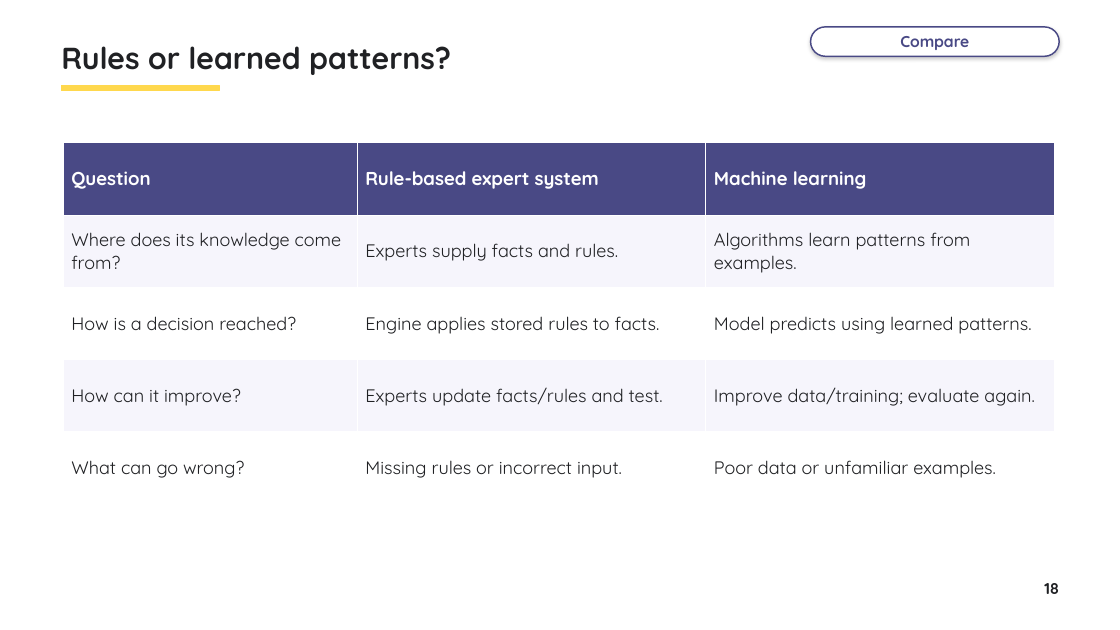
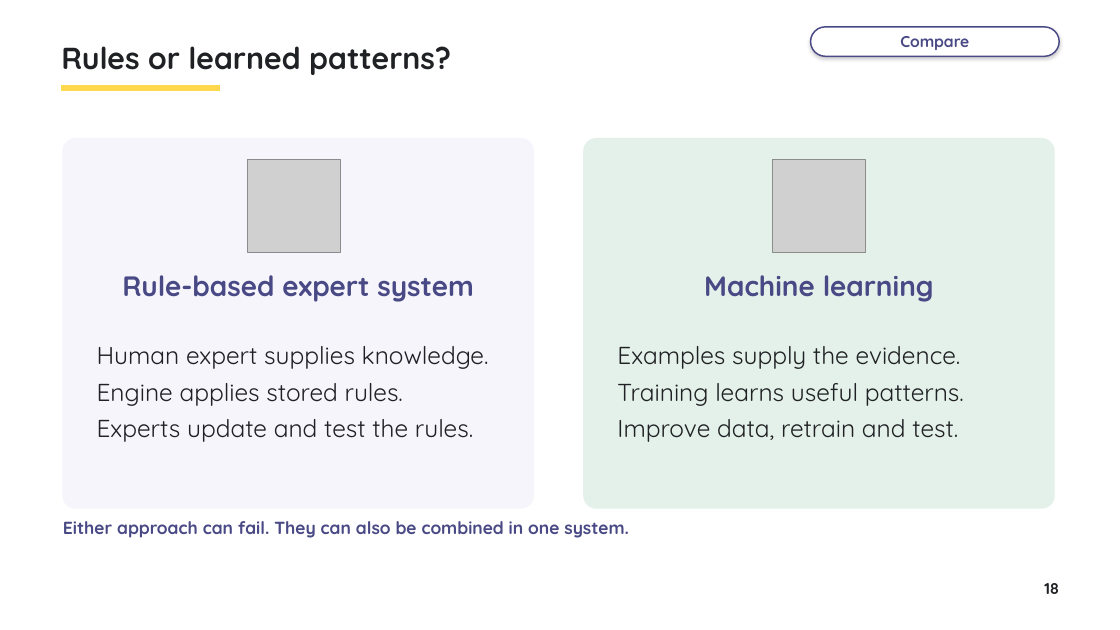
Before and after one commit to myk-sh/cs-lessons, a slide deck: slide 18 of 0478 P1/Artificial Intelligence/IGCSE_0478_Lesson_-_Artificial_Intelligence.pptx. Drawn at 1120x630 pixels with LibreOffice and Linux fonts; fonts in the diff are those of the drawing; grey boxes stand for pictures. Boxes give left, top, right and bottom in pixels: in the first picture for what was removed or moved away, otherwise in the second. Text is boxed around its words. In the diff, an @@ line names an element or a change of style, - is before the commit and + after.

```diff
--- a/0478 P1/Artificial Intelligence/IGCSE_0478_Lesson_-_Artificial_Intelligence.pptx
+++ b/0478 P1/Artificial Intelligence/IGCSE_0478_Lesson_-_Artificial_Intelligence.pptx
@@ table removed at [63,143,1054,482], 5 rows, 3 columns @@
-Question | Rule-based expert system | Machine learning
-Where does its knowledge come from? | Experts supply facts and rules. | Algorithms learn patterns from examples.
-How is a decision reached? | Engine applies stored rules to facts. | Model predicts using learned patterns.
-How can it improve? | Experts update facts/rules and test. | Improve data/training; evaluate again.
-What can go wrong? | Missing rules or incorrect input. | Poor data or unfamiliar examples.
@@ rounded rectangle added at [63,139,534,508], fill #F6F5FC, outline #F6F5FC 1 pt @@
@@ rounded rectangle added at [584,139,1054,508], fill #E4F1EA, outline #E4F1EA 1 pt @@
@@ picture added at [248,160,340,252] @@
@@ picture added at [773,160,865,252] @@
@@ text added at [122,275,474,302], 24 pt, text #494985, bold @@
+Rule-based expert system
@@ text added at [704,275,934,302], 24 pt, text #494985, bold @@
+Machine learning
@@ text added at [97,346,489,442], 21 pt, text #202124 @@
+Human expert supplies knowledge.
+Engine applies stored rules.
+Experts update and test the rules.
@@ text added at [617,346,964,442], 21 pt, text #202124 @@
+Examples supply the evidence.
+Training learns useful patterns.
+Improve data, retrain and test.
@@ text added at [63,521,629,538], 15 pt, text #494985, bold @@
+Either approach can fail. They can also be combined in one system.
```
Also in this commit, not shown: 13 other slides changed, 1 slide added, 1 slide removed, 48 other files.
